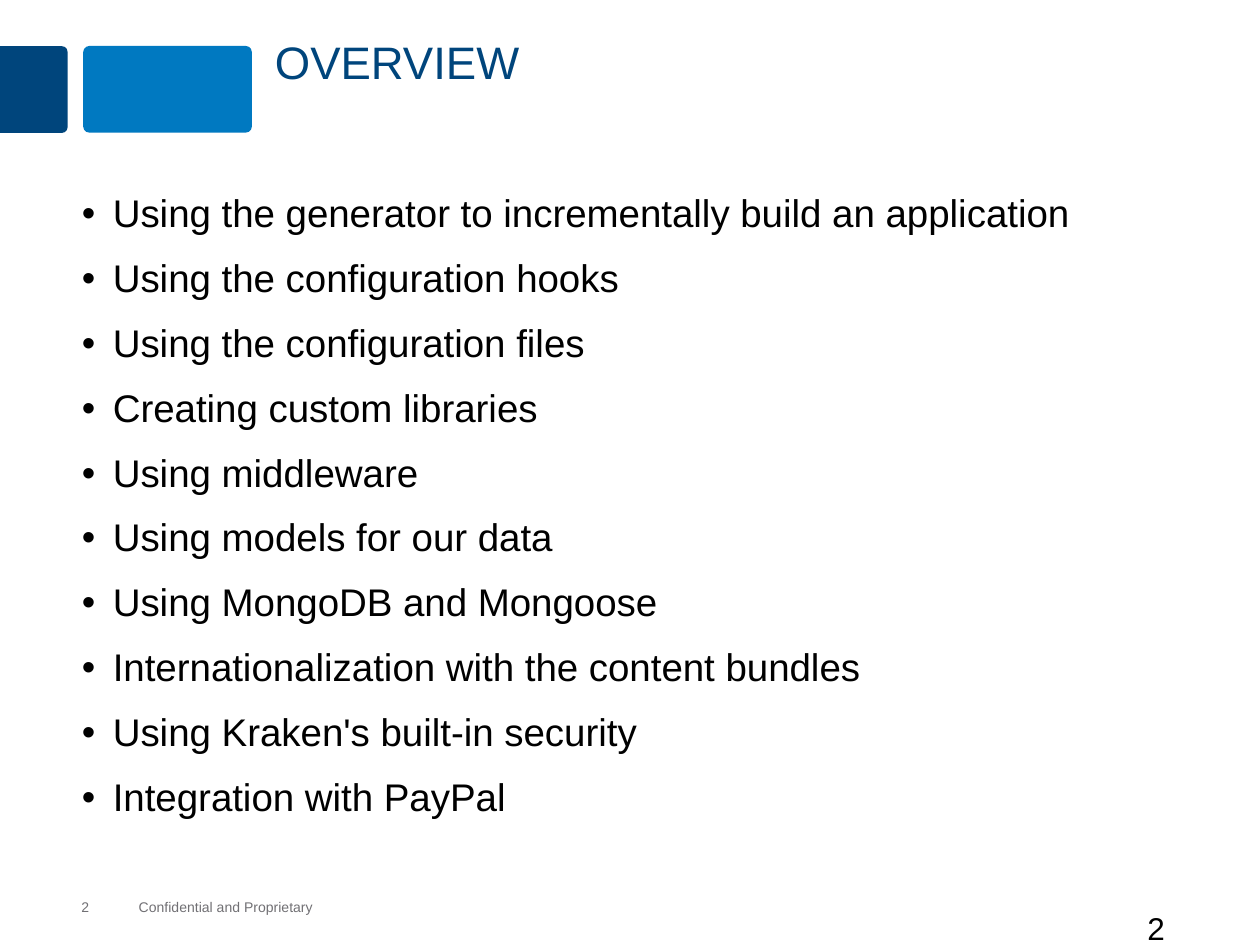
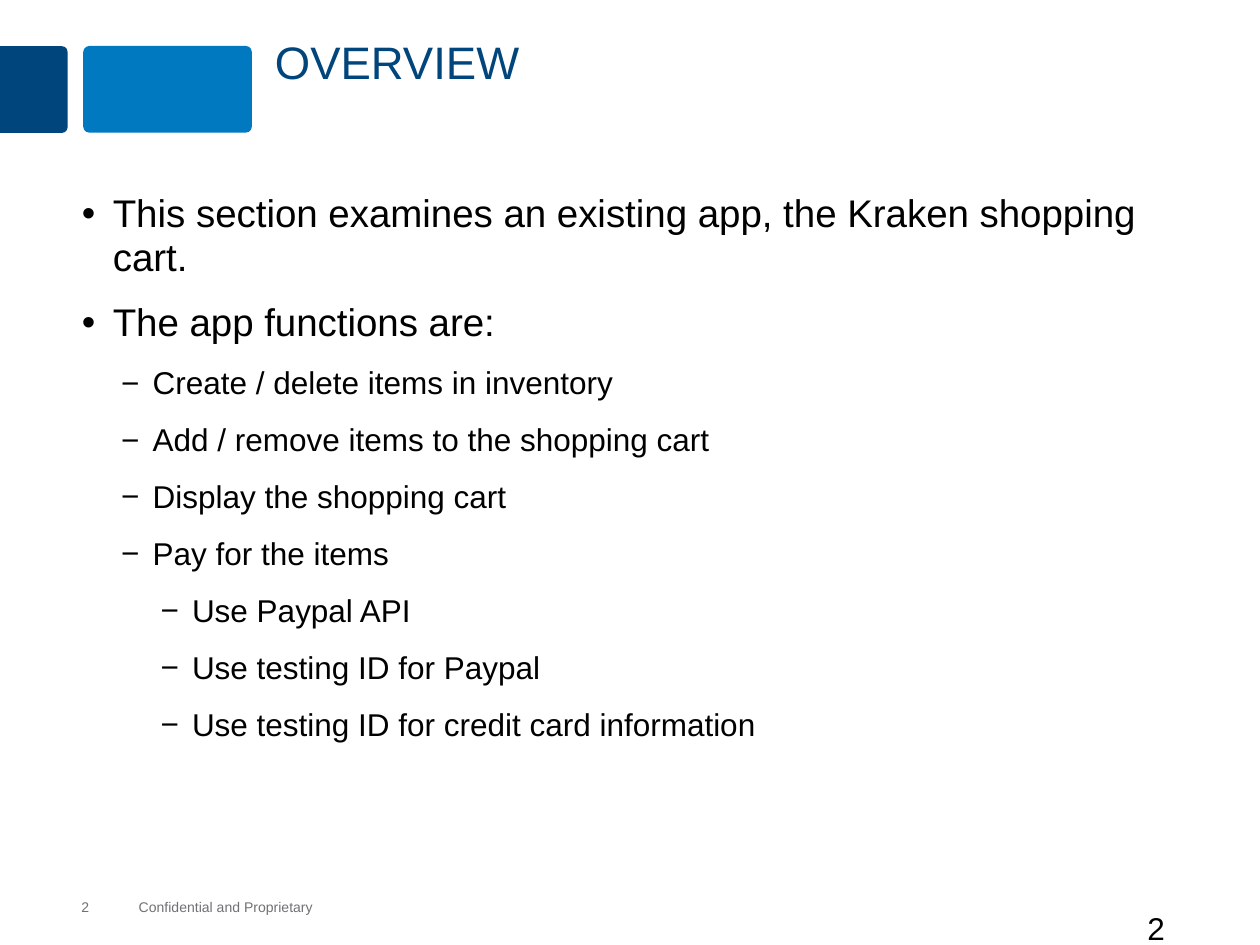
Before and after one commit to MaxMillington/nodePractice, a slide deck: slide 2 of node/lesson-95-shopping-cart/shopping-cart.pptx. Drawn at 1260x945 pixels with LibreOffice and Linux fonts; fonts in the diff are those of the drawing; background and template pictures are left out. Boxes give left, top, right and bottom in pixels: in the first picture for what was removed or moved away, otherwise in the second. Text is boxed around its words. In the diff, an @@ line names an element or a change of style, - is before the commit and + after.

Commit message:
Added shopping cart

```diff
--- a/node/lesson-95-shopping-cart/shopping-cart.pptx
+++ b/node/lesson-95-shopping-cart/shopping-cart.pptx
@@ text at [113,199,1136,742]: text changed; size 22 to 18 pt @@
-• Using the generator to incrementally build an application
-• Using the configuration hooks
-• Using the configuration files
-• Creating custom libraries
-• Using middleware
-• Using models for our data
-• Using MongoDB and Mongoose
-• Internationalization with the content bundles
-• Using Kraken's built-in security
-• Integration with PayPal
+• This section examines an existing app, the Kraken shopping cart.
+• The app functions are:
+  − Create / delete items in inventory
+  − Add / remove items to the shopping cart
+  − Display the shopping cart
+  − Pay for the items
+    − Use Paypal API
+    − Use testing ID for Paypal
+    − Use testing ID for credit card information
```
Also in this commit, not shown: 1 other slide changed, 9 slides added, 48 slides removed.
